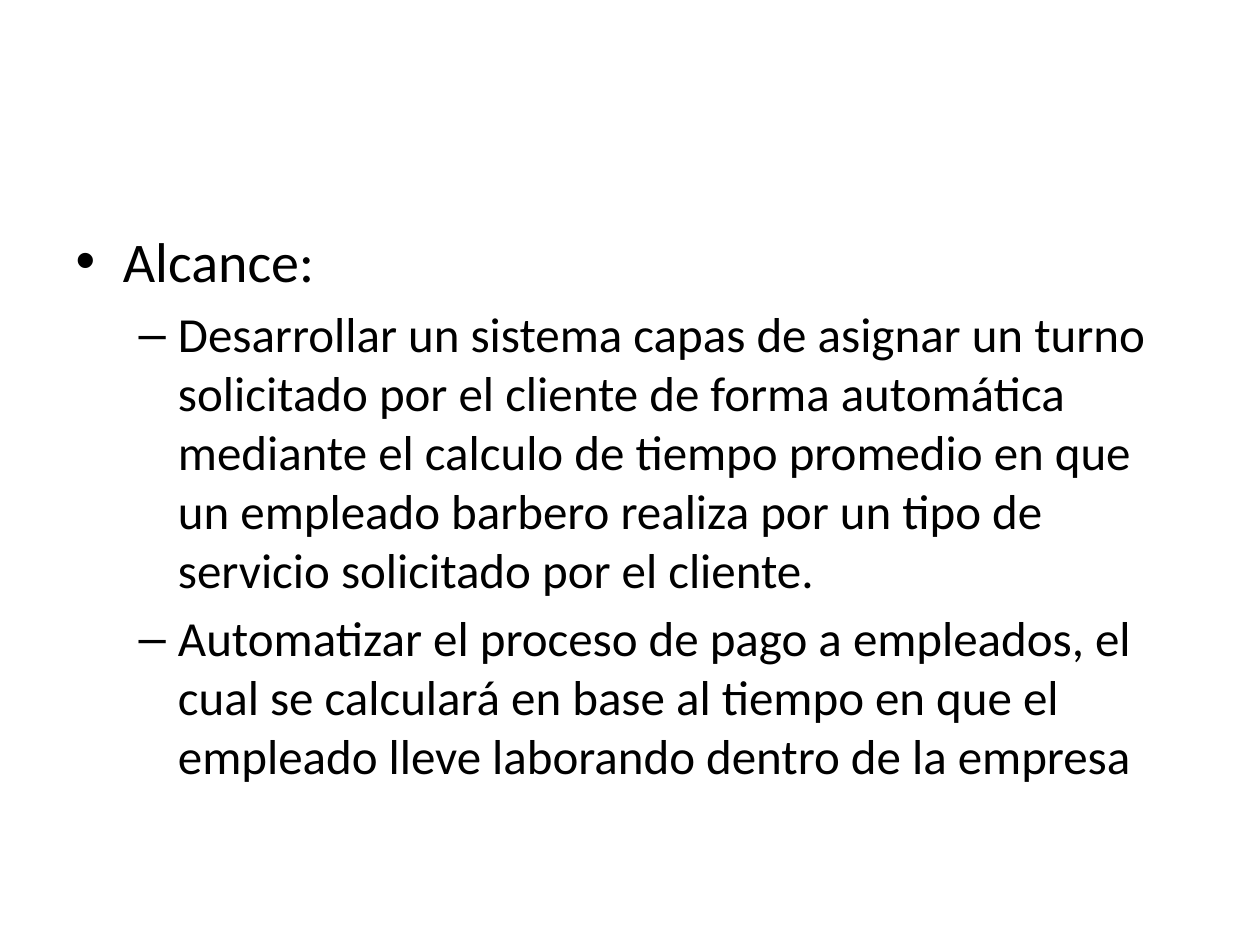
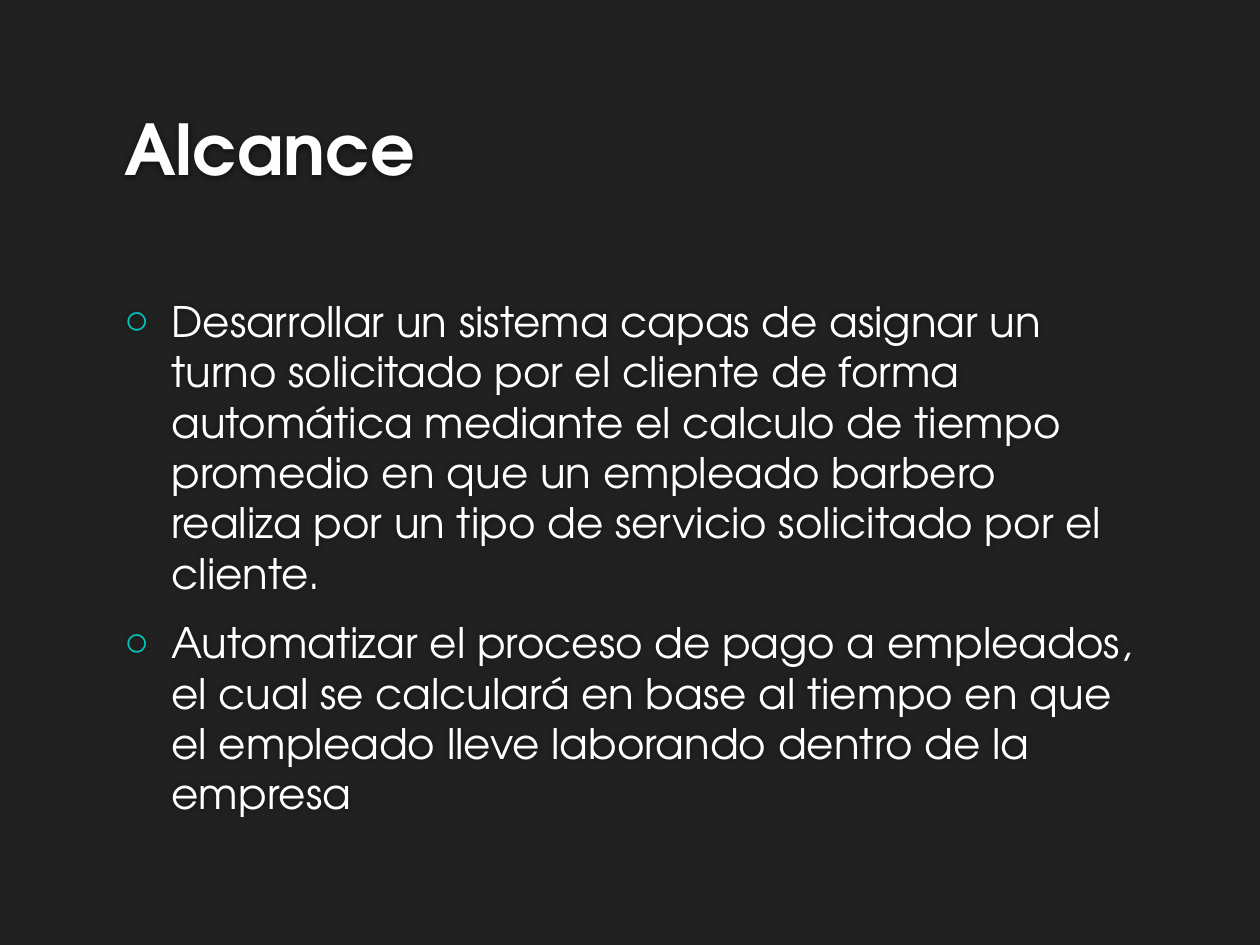
Before and after one commit to esalazarmasaya/BarbersAtService, a slide deck: slide 3 of Presentación Barbers at Service.pptx. Drawn at 1260x945 pixels with LibreOffice and Linux fonts; fonts in the diff are those of the drawing; background and template pictures are left out. Boxes give left, top, right and bottom in pixels: in the first picture for what was removed or moved away, otherwise in the second. Text is boxed around its words. In the diff, an @@ line names an element or a change of style, - is before the commit and + after.

```diff
--- a/Presentación Barbers at Service.pptx
+++ b/Presentación Barbers at Service.pptx
@@ background #FFFFFF to #212121 @@
@@ title added at (x1=124, y1=123, x2=415, y2=176), 40 pt, text #FEFEFE, bold @@
+Alcance
@@ text at (x1=123, y1=243, x2=314, y2=283): paragraph removed @@
-• Alcance:
@@ text "Desarrollar un sistema capas de ..." moved from (x1=123, y1=243, x2=1145, y2=782) to (x1=171, y1=306, x2=1132, y2=817) @@
@@ text "Desarrollar un sistema capas de ..." at (x1=171, y1=306, x2=1132, y2=817): size 28 to 24 pt, font Calibri to TeX Gyre Adventor, text colour #000000 to #FFFFFF; bullet – to ○; list level 2 to 1 in "Desarrollar un sistema capas de ..."; list level 2 to 1 in "Automatizar el proceso de pago ..."; vertical alignment top to middle @@
```
Also in this commit, not shown: 5 other slides changed, 9 slides added, 8 other files.
